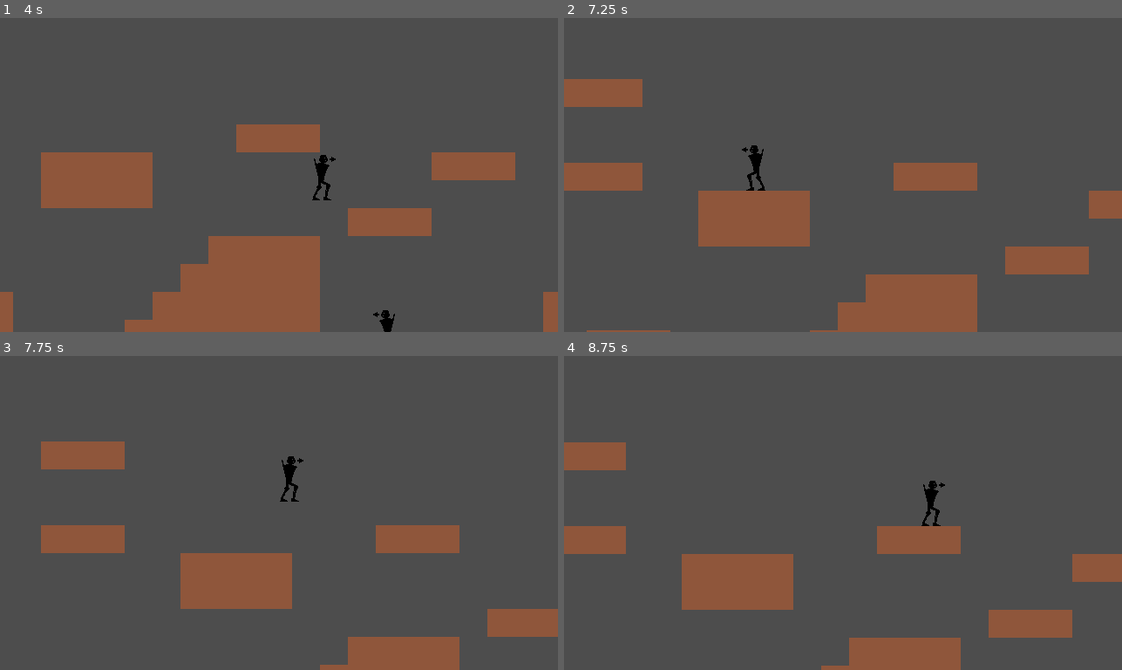
Above: before the commit, frames 1-4 (two rows, left to right).
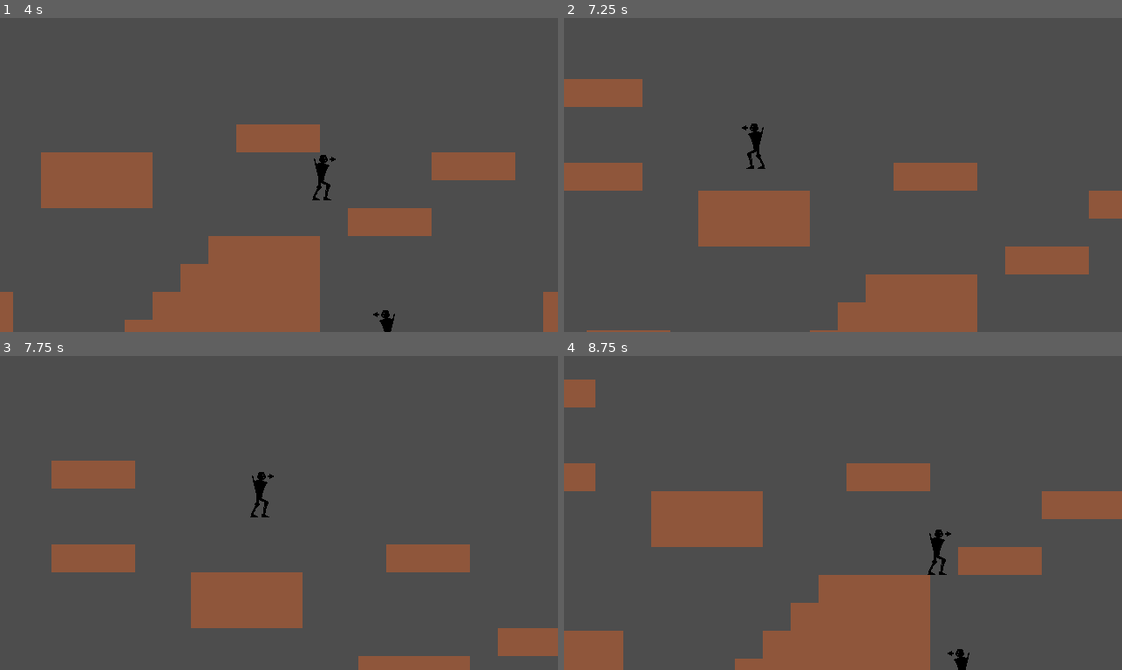
Above: after the commit, the same moments.

Repository: ThreeCoffees/2dplatformershooter
Game: Godot game, scene res://scenes/levels/game.tscn
Same seed, same stepped clock (60 frames per second), same inputs: the game is played once before the commit and once after it.
Inputs:
- Up to frame 1 (4 s): tap Enter at 0.5 s; hold D (move_right) 0.53-2.03 s; tap W (jump) at 0.6, 0.77, 1.07, 1.35, 1.52, 1.82, 2.1, 2.85, 3.02, 3.32, 3.6, 3.77 s; hold A (move_left) 2.03-2.78 s; hold D (move_right) from 2.78 s (still down)
- Up to frame 2 (7.25 s): tap W (jump) at 4.07, 4.35, 4.52, 4.82, 5.1, 5.85, 6.02, 6.32, 6.6, 6.77, 7.07 s; release D (move_right) at 4.28 s; hold A (move_left) 4.28-5.03 s; hold D (move_right) 5.03-5.78 s; hold A (move_left) from 5.78 s (still down)
- Up to frame 3 (7.75 s): release A (move_left) at 7.28 s; hold D (move_right) from 7.28 s (still down); tap W (jump) at 7.35, 7.52 s
- Up to frame 4 (8.75 s): keep holding D (move_right); tap W (jump) at 7.82, 8.1 s

Frame 1 is identical in both runs. In frame 2, 0.3% of the frame differs, in the area x 31-37%, y 33-55%; in frame 3, 12%; in frame 4, 26%, in the area x 0-100%, y 7-100%.

Commit message:
switch to different way of managing enemy types

Diff:
--- a/scenes/components/controlers/ai_component.tscn
+++ /dev/null
@@ -1,6 +0,0 @@
-[gd_scene load_steps=2 format=3 uid="uid://bpg2scmhf5y10"]
-
-[ext_resource type="Script" uid="uid://c6kkth2idqop" path="res://scenes/components/controlers/ai_component.gd" id="1_qffk5"]
-
-[node name="AIComponent" type="Node"]
-script = ExtResource("1_qffk5")
--- a/scenes/components/controlers/ai_component.gd
+++ b/scenes/components/controlers/patrolling_ai_component.gd
@@ -4,13 +4,19 @@
 @export_range(-1,1,2) var initial_direction: float = -1
 @export var left_raycast: RayCast2D
 @export var right_raycast: RayCast2D
+@export var is_patrolling: bool = true
 
 var input_horizontal: float = 0
 
 func _ready() -> void:
+	if !is_patrolling:
+		return
 	input_horizontal = initial_direction
 
 func _process(_delta: float) -> void:
+	if !is_patrolling:
+		input_horizontal = 0
+		return
 	if !left_raycast == null and left_raycast.is_colliding():
 		input_horizontal = 1
 	elif !right_raycast == null and right_raycast.is_colliding():
@@ -18,3 +24,9 @@
 
 func get_jump_input() -> JumpInput:
 	return JumpInput.new()
+
+func get_direction() -> float:
+	if is_patrolling:
+		return input_horizontal
+	else:
+		return initial_direction
--- /dev/null
+++ b/scenes/components/controlers/patrolling_ai_component.tscn
@@ -0,0 +1,6 @@
+[gd_scene load_steps=2 format=3 uid="uid://bpg2scmhf5y10"]
+
+[ext_resource type="Script" uid="uid://c6kkth2idqop" path="res://scenes/components/controlers/patrolling_ai_component.gd" id="1_yw7nx"]
+
+[node name="PatrollingAIComponent" type="Node"]
+script = ExtResource("1_yw7nx")
--- /dev/null
+++ b/scenes/components/health_component.gd
@@ -0,0 +1 @@
+extends Node
--- /dev/null
+++ b/scenes/components/health_component.tscn
@@ -0,0 +1,52 @@
+[gd_scene load_steps=2 format=3 uid="uid://dtkqkm7e0206w"]
+
+[sub_resource type="GDScript" id="GDScript_vukis"]
+script/source = "class_name HealthComponent
+extends Node
+
+signal health_changed(old_value: float, new_value: float)
+signal max_health_changed(old_value: float, new_value: float)
+signal health_depleted
+
+@export var max_health: float = 100.0 : set = _set_max_health, get = _get_max_health
+var health: float : set = _set_health, get = _get_health
+
+func _ready() -> void:
+	health = max_health
+
+func change_health_by(value: float) -> void:
+	_set_health(health + value)
+
+func change_max_health_by(value: float) -> void:
+	_set_max_health(max_health + value)
+
+func _set_health(new_value) -> void:
+	var old_value = health
+	health = new_value
+	if health <= 0:
+		health = 0
+		health_depleted.emit()
+	elif health > max_health:
+		health = max_health
+	health_changed.emit(old_value, health)
+
+func _get_health() -> float:
+	return health
+
+func _set_max_health(new_value) -> void:
+	var old_value = max_health
+	max_health = new_value
+	if max_health <= 0:
+		max_health = 0
+		health_depleted.emit()
+	if max_health > health:
+		health = max_health;
+	max_health_changed.emit(old_value, max_health)
+
+func _get_max_health() -> float:
+	return max_health
+
+"
+
+[node name="HealthComponent" type="Node"]
+script = SubResource("GDScript_vukis")
--- a/scenes/entities/enemy.gd
+++ b/scenes/entities/enemy.gd
@@ -1,15 +1,33 @@
+@tool
 class_name Enemy
 extends CharacterBody2D
 
 @export_category("Nodes")
 @export var gravity_component: GravityComponent
-@export var ai_component: AIComponent
+@export var movement_ai_component: Node
 @export var animation_component: AnimationComponent
+@export var movement_component: MovementComponent
 
 func _physics_process(delta: float) -> void:
+	if Engine.is_editor_hint():
+		return
 	gravity_component.handle_gravity(self, delta)
+	movement_component.handle_horizontal_movement(self, movement_ai_component.input_horizontal)
 
-	animation_component.handle_move_animation(1.0) # TODO: take direciton from where they're aiming
+	animation_component.handle_move_animation(movement_ai_component.get_direction())
 	animation_component.handle_jump_animation(false, !is_on_floor())
 
 	move_and_slide()
+
+
+func _get_configuration_warnings() -> PackedStringArray:
+	var warnings = []
+	if gravity_component == null:
+		warnings.append("Enemy needs a gravity component")
+	if movement_ai_component == null:
+		warnings.append("Enemy needs a movement ai component")
+	if animation_component == null:
+		warnings.append("Enemy needs an animation component")
+	if movement_component == null:
+		warnings.append("Enemy needs a movement component")
+	return warnings
--- a/scenes/entities/enemy.tscn
+++ b/scenes/entities/enemy.tscn
@@ -1,80 +1,8 @@
-[gd_scene load_steps=10 format=3 uid="uid://dscn2pfs3h36g"]
+[gd_scene load_steps=2 format=3 uid="uid://dscn2pfs3h36g"]
 
 [ext_resource type="Script" uid="uid://dft3o028yw41" path="res://scenes/entities/enemy.gd" id="1_defa4"]
-[ext_resource type="Texture2D" uid="uid://lxhxmiglonpr" path="res://assets/Player_Placeholder.png" id="2_hlb8m"]
-[ext_resource type="PackedScene" uid="uid://dgyhdcrmkx7nn" path="res://scenes/components/movement/gravity_component.tscn" id="2_jr1g6"]
-[ext_resource type="PackedScene" uid="uid://dhasqn4jim5yj" path="res://scenes/components/movement/animation_component.tscn" id="4_4fpkd"]
-[ext_resource type="PackedScene" uid="uid://bpg2scmhf5y10" path="res://scenes/components/controlers/ai_component.tscn" id="6_hlb8m"]
 
-[sub_resource type="AtlasTexture" id="AtlasTexture_fjrip"]
-atlas = ExtResource("2_hlb8m")
-region = Rect2(0, 0, 32, 64)
-
-[sub_resource type="AtlasTexture" id="AtlasTexture_3vyb7"]
-atlas = ExtResource("2_hlb8m")
-region = Rect2(0, 0, 32, 64)
-
-[sub_resource type="SpriteFrames" id="SpriteFrames_4fpkd"]
-animations = [{
-"frames": [{
-"duration": 1.0,
-"texture": SubResource("AtlasTexture_fjrip")
-}],
-"loop": true,
-"name": &"fall",
-"speed": 5.0
-}, {
-"frames": [{
-"duration": 1.0,
-"texture": SubResource("AtlasTexture_3vyb7")
-}],
-"loop": true,
-"name": &"idle",
-"speed": 5.0
-}, {
-"frames": [{
-"duration": 1.0,
-"texture": SubResource("AtlasTexture_3vyb7")
-}],
-"loop": true,
-"name": &"jump",
-"speed": 5.0
-}, {
-"frames": [{
-"duration": 1.0,
-"texture": SubResource("AtlasTexture_3vyb7")
-}],
-"loop": true,
-"name": &"run",
-"speed": 5.0
-}]
-
-[sub_resource type="CapsuleShape2D" id="CapsuleShape2D_wqw0c"]
-radius = 9.0
-height = 52.0
-
-[node name="Enemy" type="CharacterBody2D" node_paths=PackedStringArray("gravity_component", "ai_component", "animation_component")]
+[node name="Enemy" type="CharacterBody2D"]
 collision_layer = 2
 collision_mask = 4
 script = ExtResource("1_defa4")
-gravity_component = NodePath("GravityComponent")
-ai_component = NodePath("AIComponent")
-animation_component = NodePath("AnimationComponent")
-
-[node name="AnimatedSprite2D" type="AnimatedSprite2D" parent="."]
-position = Vector2(0, -32)
-sprite_frames = SubResource("SpriteFrames_4fpkd")
-animation = &"fall"
-
-[node name="CollisionShape2D2" type="CollisionShape2D" parent="."]
-position = Vector2(0, -26)
-shape = SubResource("CapsuleShape2D_wqw0c")
-
-[node name="GravityComponent" parent="." instance=ExtResource("2_jr1g6")]
-
-[node name="AnimationComponent" parent="." node_paths=PackedStringArray("sprite") instance=ExtResource("4_4fpkd")]
-sprite = NodePath("../AnimatedSprite2D")
-
-[node name="AIComponent" parent="." node_paths=PackedStringArray("left_raycast", "right_raycast") instance=ExtResource("6_hlb8m")]
-left_raycast = NodePath("")
-right_raycast = NodePath("")
--- a/scenes/entities/patrolling_enemy.gd
+++ /dev/null
@@ -1,14 +0,0 @@
-class_name PatrollingEnemy
-extends Enemy
-
-@export_category("Nodes")
-@export var movement_component: MovementComponent
-
-func _physics_process(delta: float) -> void:
-	gravity_component.handle_gravity(self, delta)
-	movement_component.handle_horizontal_movement(self, ai_component.input_horizontal)
-
-	animation_component.handle_move_animation(ai_component.input_horizontal)
-	animation_component.handle_jump_animation(false, !is_on_floor())
-
-	move_and_slide()
--- a/scenes/entities/patrolling_enemy.tscn
+++ b/scenes/entities/patrolling_enemy.tscn
@@ -1,11 +1,11 @@
-[gd_scene load_steps=11 format=3 uid="uid://qwqk3qbb00to"]
+[gd_scene load_steps=11 format=3 uid="uid://c6g2j4bykklfu"]
 
-[ext_resource type="Script" uid="uid://cvywo50tbriw4" path="res://scenes/entities/patrolling_enemy.gd" id="1_710my"]
+[ext_resource type="PackedScene" uid="uid://dscn2pfs3h36g" path="res://scenes/entities/enemy.tscn" id="1_710my"]
 [ext_resource type="Texture2D" uid="uid://lxhxmiglonpr" path="res://assets/Player_Placeholder.png" id="2_hfdr2"]
 [ext_resource type="PackedScene" uid="uid://dgyhdcrmkx7nn" path="res://scenes/components/movement/gravity_component.tscn" id="3_ivh63"]
 [ext_resource type="PackedScene" uid="uid://d01yesj4e04jf" path="res://scenes/components/movement/movement_component.tscn" id="4_ibo2p"]
 [ext_resource type="PackedScene" uid="uid://dhasqn4jim5yj" path="res://scenes/components/movement/animation_component.tscn" id="5_oe8id"]
-[ext_resource type="PackedScene" uid="uid://bpg2scmhf5y10" path="res://scenes/components/controlers/ai_component.tscn" id="6_is1ak"]
+[ext_resource type="PackedScene" uid="uid://bpg2scmhf5y10" path="res://scenes/components/controlers/patrolling_ai_component.tscn" id="6_hfdr2"]
 
 [sub_resource type="AtlasTexture" id="AtlasTexture_fjrip"]
 atlas = ExtResource("2_hfdr2")
@@ -50,45 +50,42 @@
 "speed": 5.0
 }]
 
-[sub_resource type="CapsuleShape2D" id="CapsuleShape2D_wqw0c"]
+[sub_resource type="CapsuleShape2D" id="CapsuleShape2D_ibo2p"]
 radius = 9.0
 height = 52.0
 
-[node name="PatrollingEnemy" type="CharacterBody2D" node_paths=PackedStringArray("movement_component", "gravity_component", "ai_component", "animation_component")]
-collision_layer = 2
-collision_mask = 4
-script = ExtResource("1_710my")
+[node name="PatrollingEnemy" node_paths=PackedStringArray("gravity_component", "movement_ai_component", "animation_component", "movement_component") instance=ExtResource("1_710my")]
+gravity_component = NodePath("GravityComponent")
+movement_ai_component = NodePath("PatrollingAIComponent")
+animation_component = NodePath("AnimationComponent")
 movement_component = NodePath("MovementComponent")
-gravity_component = NodePath("GravityComponent")
-ai_component = NodePath("AIComponent")
-animation_component = NodePath("AnimationComponent")
 
-[node name="AnimatedSprite2D" type="AnimatedSprite2D" parent="."]
+[node name="AnimatedSprite2D" type="AnimatedSprite2D" parent="." index="0"]
 position = Vector2(0, -32)
-sprite_frames = SubResource("SpriteFrames_4fpkd")
+sprite_frames = SubResource("SpriteFrames_ivh63")
 animation = &"fall"
 
-[node name="CollisionShape2D2" type="CollisionShape2D" parent="."]
+[node name="CollisionShape2D" type="CollisionShape2D" parent="." index="1"]
 position = Vector2(0, -26)
-shape = SubResource("CapsuleShape2D_wqw0c")
+shape = SubResource("CapsuleShape2D_ibo2p")
 
-[node name="GravityComponent" parent="." instance=ExtResource("3_ivh63")]
+[node name="GravityComponent" parent="." index="2" instance=ExtResource("3_ivh63")]
 
-[node name="MovementComponent" parent="." instance=ExtResource("4_ibo2p")]
-
-[node name="AnimationComponent" parent="." node_paths=PackedStringArray("sprite") instance=ExtResource("5_oe8id")]
+[node name="AnimationComponent" parent="." index="3" node_paths=PackedStringArray("sprite") instance=ExtResource("5_oe8id")]
 sprite = NodePath("../AnimatedSprite2D")
 
-[node name="AIComponent" parent="." node_paths=PackedStringArray("left_raycast", "right_raycast") instance=ExtResource("6_is1ak")]
+[node name="MovementComponent" parent="." index="4" instance=ExtResource("4_ibo2p")]
+
+[node name="PatrollingAIComponent" parent="." index="5" node_paths=PackedStringArray("left_raycast", "right_raycast") instance=ExtResource("6_hfdr2")]
 left_raycast = NodePath("../RayCastLeft")
 right_raycast = NodePath("../RayCastRight")
 
-[node name="RayCastRight" type="RayCast2D" parent="."]
+[node name="RayCastRight" type="RayCast2D" parent="." index="6"]
 position = Vector2(0, -26)
 target_position = Vector2(25, 0)
 collision_mask = 4
 
-[node name="RayCastLeft" type="RayCast2D" parent="."]
+[node name="RayCastLeft" type="RayCast2D" parent="." index="7"]
 position = Vector2(0, -26)
 target_position = Vector2(-25, 0)
 collision_mask = 4
--- a/scenes/entities/player.tscn
+++ b/scenes/entities/player.tscn
@@ -87,6 +87,7 @@
 sprite = NodePath("../AnimatedSprite2D")
 
 [node name="AdvancedJumpComponent" parent="." instance=ExtResource("8_smehm")]
+jump_buffer = 0.16
 
 [node name="WallJumpComponent" parent="." node_paths=PackedStringArray("raycast_left", "raycast_right") instance=ExtResource("8_dnykm")]
 raycast_left = NodePath("../RayCastLeft")
--- /dev/null
+++ b/scenes/entities/standing_enemy.tscn
@@ -0,0 +1,92 @@
+[gd_scene load_steps=11 format=3 uid="uid://bsjehw2cmunt1"]
+
+[ext_resource type="PackedScene" uid="uid://dscn2pfs3h36g" path="res://scenes/entities/enemy.tscn" id="1_dfmy0"]
+[ext_resource type="Texture2D" uid="uid://lxhxmiglonpr" path="res://assets/Player_Placeholder.png" id="2_csayt"]
+[ext_resource type="PackedScene" uid="uid://dgyhdcrmkx7nn" path="res://scenes/components/movement/gravity_component.tscn" id="3_d7egk"]
+[ext_resource type="PackedScene" uid="uid://dhasqn4jim5yj" path="res://scenes/components/movement/animation_component.tscn" id="4_832d2"]
+[ext_resource type="PackedScene" uid="uid://d01yesj4e04jf" path="res://scenes/components/movement/movement_component.tscn" id="5_yhl7k"]
+[ext_resource type="PackedScene" uid="uid://bpg2scmhf5y10" path="res://scenes/components/controlers/patrolling_ai_component.tscn" id="6_1iekd"]
+
+[sub_resource type="AtlasTexture" id="AtlasTexture_fjrip"]
+atlas = ExtResource("2_csayt")
+region = Rect2(0, 0, 32, 64)
+
+[sub_resource type="AtlasTexture" id="AtlasTexture_3vyb7"]
+atlas = ExtResource("2_csayt")
+region = Rect2(0, 0, 32, 64)
+
+[sub_resource type="SpriteFrames" id="SpriteFrames_qqpax"]
+animations = [{
+"frames": [{
+"duration": 1.0,
+"texture": SubResource("AtlasTexture_fjrip")
+}],
+"loop": true,
+"name": &"fall",
+"speed": 5.0
+}, {
+"frames": [{
+"duration": 1.0,
+"texture": SubResource("AtlasTexture_3vyb7")
+}],
+"loop": true,
+"name": &"idle",
+"speed": 5.0
+}, {
+"frames": [{
+"duration": 1.0,
+"texture": SubResource("AtlasTexture_3vyb7")
+}],
+"loop": true,
+"name": &"jump",
+"speed": 5.0
+}, {
+"frames": [{
+"duration": 1.0,
+"texture": SubResource("AtlasTexture_3vyb7")
+}],
+"loop": true,
+"name": &"run",
+"speed": 5.0
+}]
+
+[sub_resource type="CapsuleShape2D" id="CapsuleShape2D_uoak8"]
+radius = 9.0
+height = 52.0
+
+[node name="StandingEnemy" node_paths=PackedStringArray("gravity_component", "movement_ai_component", "animation_component", "movement_component") instance=ExtResource("1_dfmy0")]
+gravity_component = NodePath("GravityComponent")
+movement_ai_component = NodePath("PatrollingAIComponent")
+animation_component = NodePath("AnimationComponent")
+movement_component = NodePath("MovementComponent")
+
+[node name="AnimatedSprite2D" type="AnimatedSprite2D" parent="." index="0"]
+position = Vector2(0, -32)
+sprite_frames = SubResource("SpriteFrames_qqpax")
+animation = &"fall"
+
+[node name="CollisionShape2D" type="CollisionShape2D" parent="." index="1"]
+position = Vector2(0, -26)
+shape = SubResource("CapsuleShape2D_uoak8")
+
+[node name="GravityComponent" parent="." index="2" instance=ExtResource("3_d7egk")]
+
+[node name="AnimationComponent" parent="." index="3" node_paths=PackedStringArray("sprite") instance=ExtResource("4_832d2")]
+sprite = NodePath("../AnimatedSprite2D")
+
+[node name="MovementComponent" parent="." index="4" instance=ExtResource("5_yhl7k")]
+
+[node name="PatrollingAIComponent" parent="." index="5" node_paths=PackedStringArray("left_raycast", "right_raycast") instance=ExtResource("6_1iekd")]
+left_raycast = NodePath("../RayCastLeft")
+right_raycast = NodePath("../RayCastRight")
+is_patrolling = false
+
+[node name="RayCastRight" type="RayCast2D" parent="." index="6"]
+position = Vector2(0, -26)
+target_position = Vector2(25, 0)
+collision_mask = 4
+
+[node name="RayCastLeft" type="RayCast2D" parent="." index="7"]
+position = Vector2(0, -26)
+target_position = Vector2(-25, 0)
+collision_mask = 4
--- a/scenes/levels/game.tscn
+++ b/scenes/levels/game.tscn
@@ -2,8 +2,8 @@
 
 [ext_resource type="PackedScene" uid="uid://cc7uo8q0ekdp0" path="res://scenes/entities/player.tscn" id="1_eqihu"]
 [ext_resource type="Texture2D" uid="uid://dvbm34s7cxjg8" path="res://assets/Tilemap_Placeholder.png" id="2_61jgc"]
-[ext_resource type="PackedScene" uid="uid://dscn2pfs3h36g" path="res://scenes/entities/enemy.tscn" id="3_61jgc"]
-[ext_resource type="PackedScene" uid="uid://qwqk3qbb00to" path="res://scenes/entities/patrolling_enemy.tscn" id="4_riktp"]
+[ext_resource type="PackedScene" uid="uid://bsjehw2cmunt1" path="res://scenes/entities/standing_enemy.tscn" id="3_61jgc"]
+[ext_resource type="PackedScene" uid="uid://c6g2j4bykklfu" path="res://scenes/entities/patrolling_enemy.tscn" id="4_riktp"]
 
 [sub_resource type="WorldBoundaryShape2D" id="WorldBoundaryShape2D_uwrxv"]
 
@@ -42,8 +42,8 @@
 tile_map_data = PackedByteArray("AAD+/wEAAQAAAAEAAAD//wEAAQAAAAEAAAAAAAEAAQAAAAEAAAABAAEAAQAAAAEAAAABAAIAAQAAAAEAAAAAAA …(3024 unchanged characters)…
 tile_set = SubResource("TileSet_lbhrr")
 
-[node name="Enemy" parent="." instance=ExtResource("3_61jgc")]
-position = Vector2(540, 184)
+[node name="StandingEnemy" parent="." instance=ExtResource("3_61jgc")]
+position = Vector2(545, 186)
 
 [node name="PatrollingEnemy" parent="." instance=ExtResource("4_riktp")]
-position = Vector2(291, 263)
+position = Vector2(293, 259)
Renamed: scenes/components/controlers/ai_component.gd.uid -> scenes/components/controlers/patrolling_ai_component.gd.uid
Not shown, added: scenes/components/health_component.gd.uid
Not shown, removed: scenes/entities/patrolling_enemy.gd.uid
Not shown: 1 places in scenes/entities/patrolling_enemy.tscn that only renumber resources
